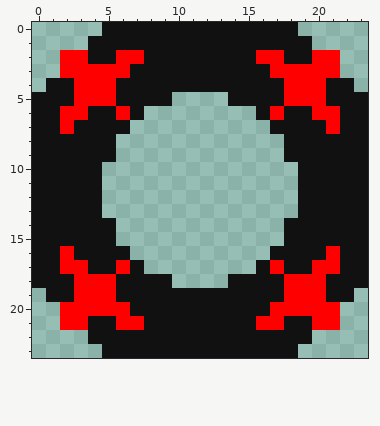
Pixel-art sprite: minigame/ut/img/bullet_square.png. Above, as it was before the edit.
The file is 24x24 pixels.
After:
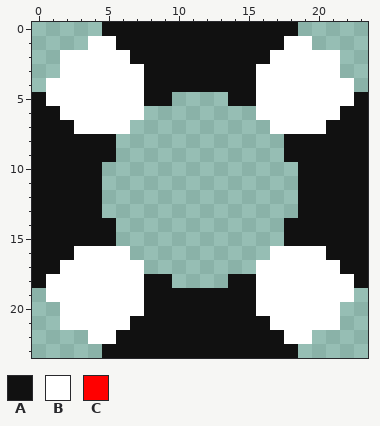
Palette (. is transparent): A #111111  B #ffffff  C #ff0000
Difference:
@@ x 0..23 @@
  0 .....AAAAAAAAAAAAAA.....
- 1 ....AAAAAAAAAAAAAAAA....
- 2 ..CCAACCAAAAAAAACCAACC..
- 3 ..CCCCCAAAAAAAAAACCCCC..
- 4 .AACCCAAAAAAAAAAAACCCAA.
- 5 AAACCCAAAA....AAAACCCAAA
- 6 AACCAACA........ACAACCAA
- 7 AACAAAA..........AAAACAA
+ 1 ....BBAAAAAAAAAAAABB....
+ 2 ..BBBBBAAAAAAAAAABBBBB..
+ 3 ..BBBBBBAAAAAAAABBBBBB..
+ 4 .BBBBBBBAAAAAAAABBBBBBB.
+ 5 ABBBBBBBAA....AABBBBBBBA
+ 6 AABBBBBB........BBBBBBAA
+ 7 AAABBBB..........BBBBAAA
  8 AAAAAA............AAAAAA
@@ x 0..23 @@
 15 AAAAAA............AAAAAA
-16 AACAAAA..........AAAACAA
-17 AACCAACA........ACAACCAA
-18 AAACCCAAAA....AAAACCCAAA
-19 .AACCCAAAAAAAAAAAACCCAA.
-20 ..CCCCCAAAAAAAAAACCCCC..
-21 ..CCAACCAAAAAAAACCAACC..
-22 ....AAAAAAAAAAAAAAAA....
+16 AAABBBB..........BBBBAAA
+17 AABBBBBB........BBBBBBAA
+18 ABBBBBBBAA....AABBBBBBBA
+19 .BBBBBBBAAAAAAAABBBBBBB.
+20 ..BBBBBBAAAAAAAABBBBBB..
+21 ..BBBBBAAAAAAAAAABBBBB..
+22 ....BBAAAAAAAAAAAABB....
 23 .....AAAAAAAAAAAAAA.....
